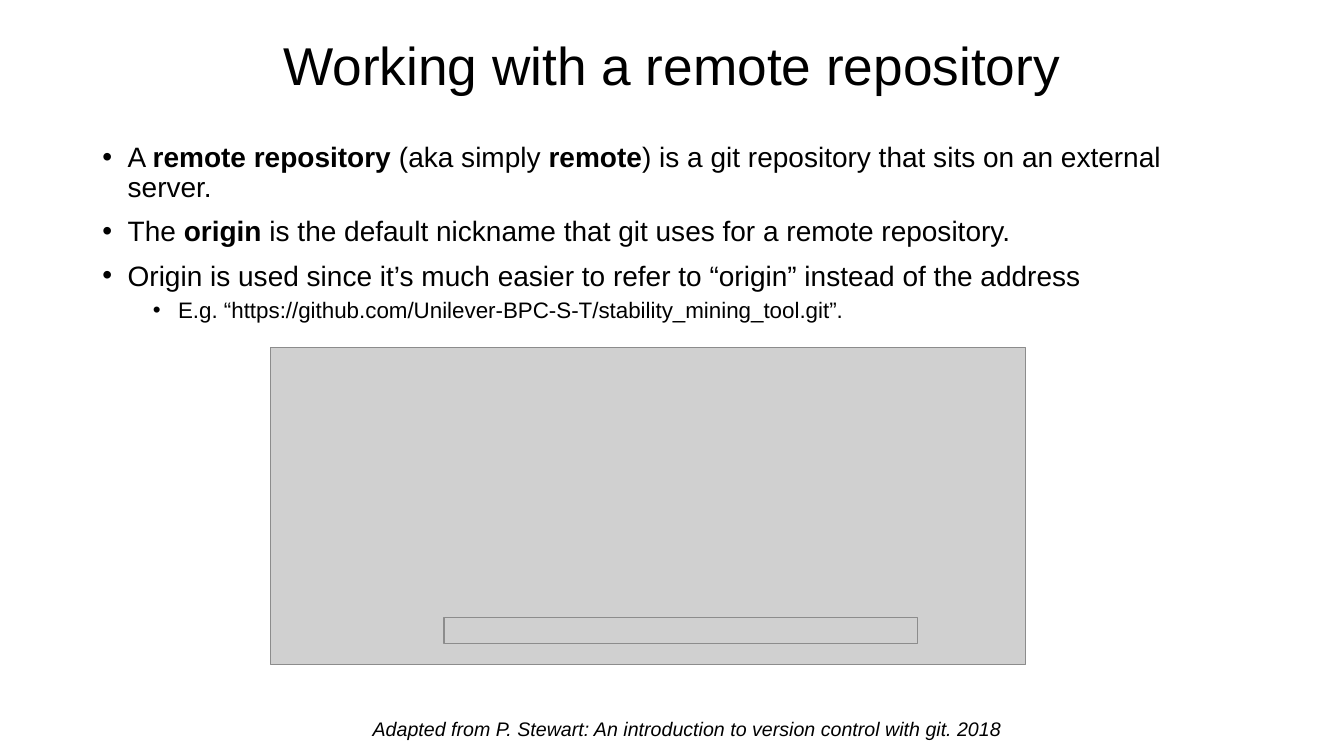
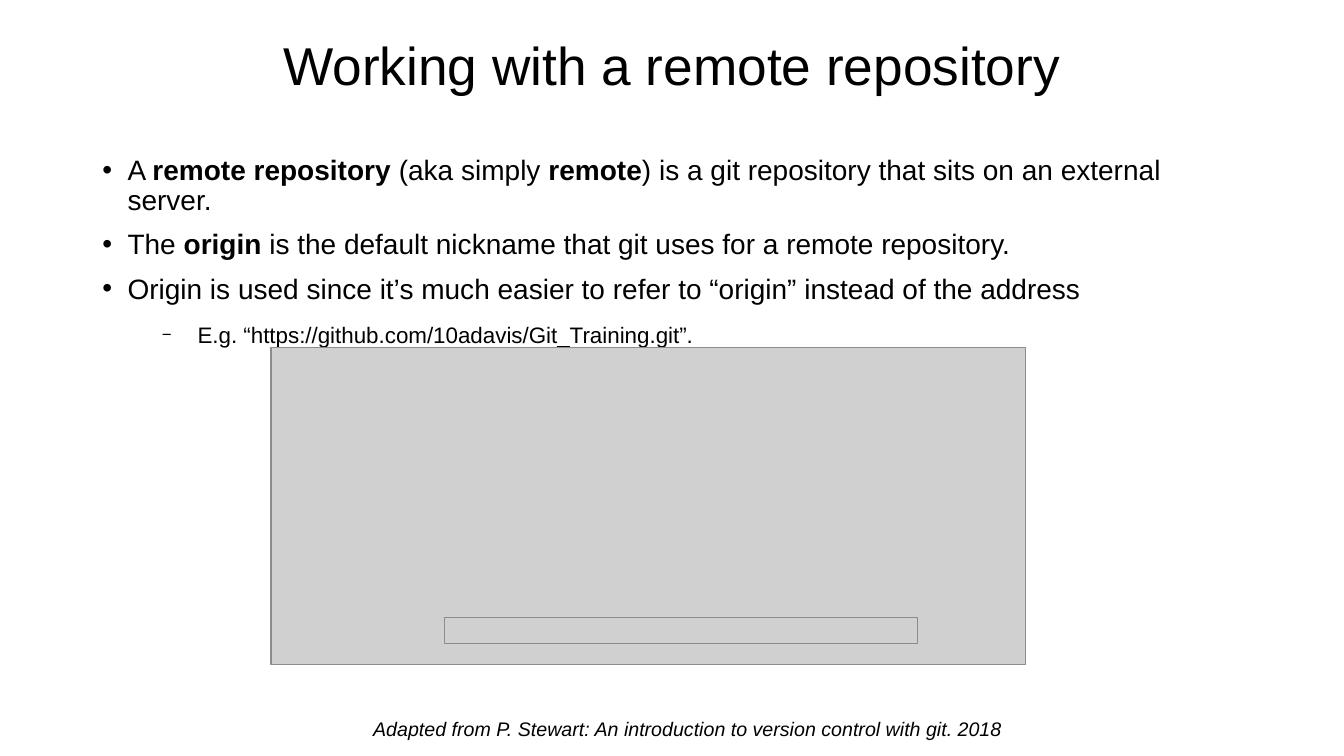
Before and after one commit to 10adavis/Git_Training, a slide deck: slide 15 of Presentations/An_Intro_to_Git.pptx. Drawn at 1344x756 pixels with LibreOffice and Linux fonts; fonts in the diff are those of the drawing; grey boxes stand for pictures. Boxes give left, top, right and bottom in pixels: in the first picture for what was removed or moved away, otherwise in the second. Text is boxed around its words. In the diff, an @@ line names an element or a change of style, - is before the commit and + after.

```diff
--- a/Presentations/An_Intro_to_Git.pptx
+++ b/Presentations/An_Intro_to_Git.pptx
@@ text "A remote repository (aka simply ...": place and size @@
-text "A remote repository (aka simply ..." at [128, 146, 1161, 323]
+text "A remote repository (aka simply ..." at [128, 159, 1161, 348]
@@ text at [198, 326, 693, 348]: text changed @@
-  • E.g. “https://github.com/Unilever-BPC-S-T/stability_mining_tool.git”.
+  − E.g. “https://github.com/10adavis/Git_Training.git”.
```
Also in this commit, not shown: 5 other slides changed.
